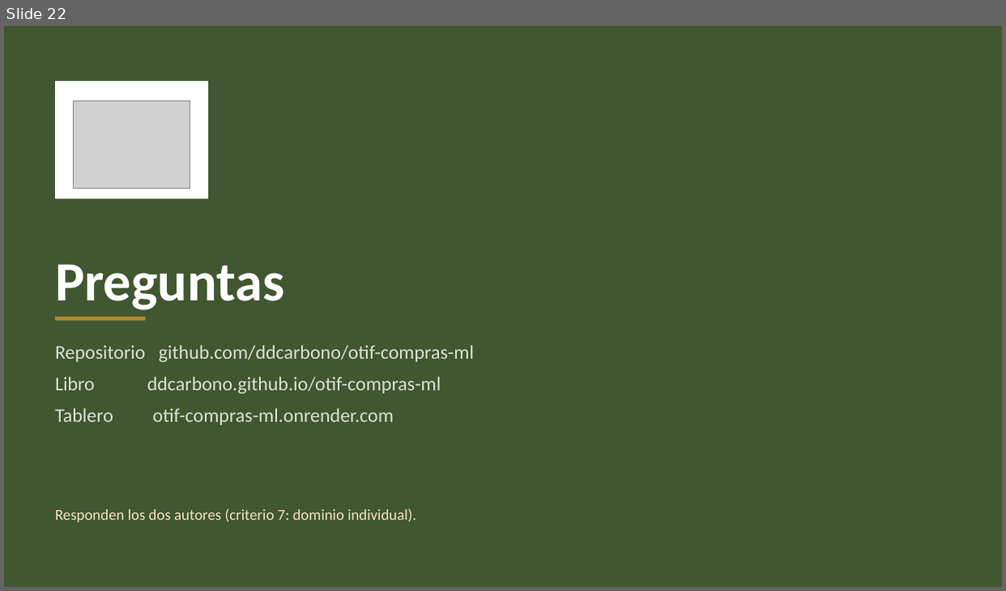
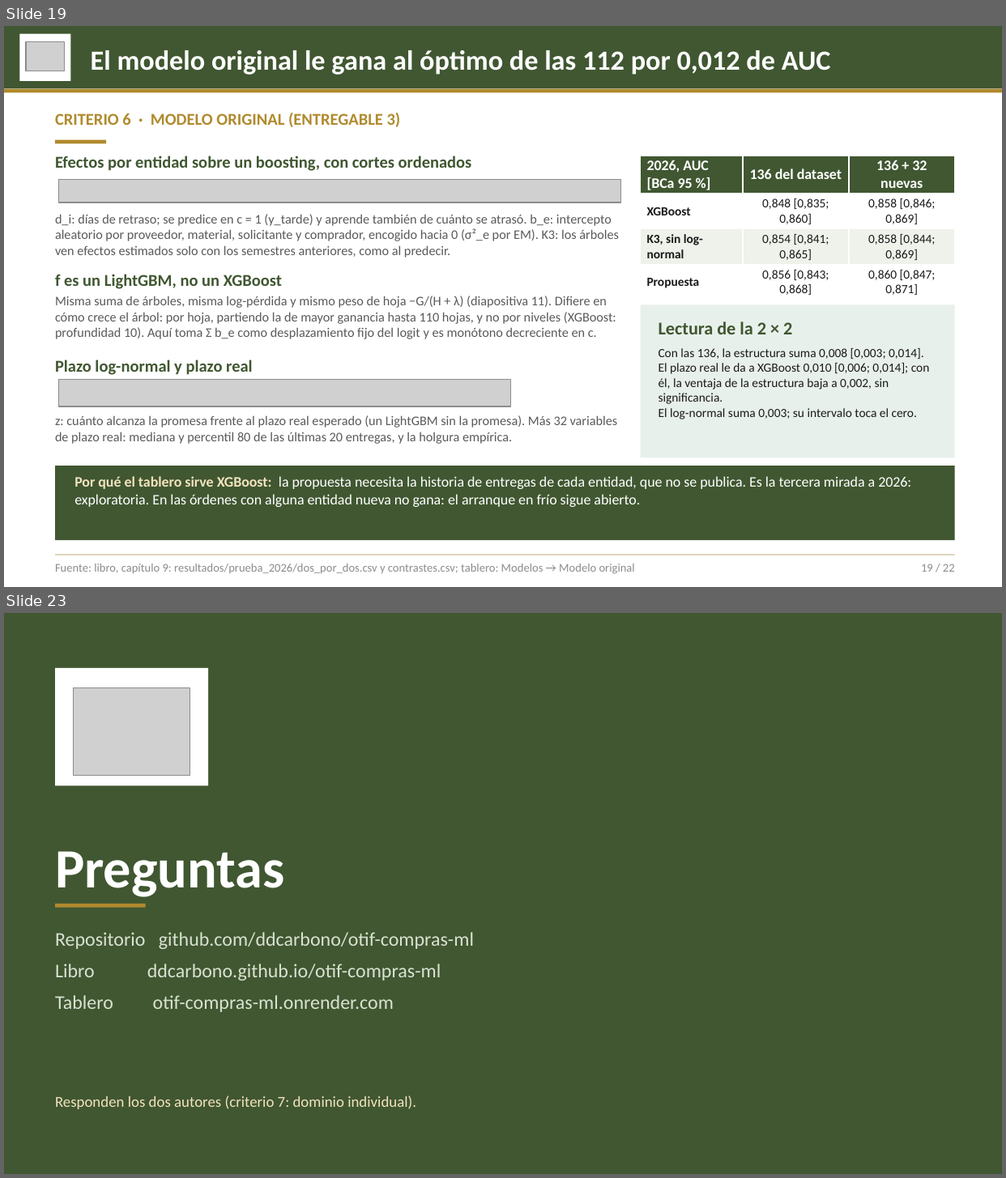
Before and after one commit to ddcarbono/otif-compras-ml, a slide deck: presentacion/sustentacion_otif.pptx. Shown one above the other, each under a label of ours: slide 22 before the commit, slides 19 and 23 after it; the slides between them are not shown. The pictures are 1006x591 and 1006x1178 pixels, drawn with LibreOffice and Linux fonts; fonts in the diff are those of the drawing; grey boxes stand for pictures. Boxes give left, top, right and bottom in pixels: in the first picture for what was removed or moved away, otherwise in the second. Text is boxed around its words. In the diff, an @@ line names an element or a change of style, - is before the commit and + after.

Commit message:
Tablero: prediccion en vivo con el modelo original (y XGBoost para comparar); formulacion de cada modelo en su pestana; log-perdida interactiva; presupuesto por ordenes

```diff
--- a/presentacion/sustentacion_otif.pptx
+++ b/presentacion/sustentacion_otif.pptx
@@ slide 19 added at [4, 26, 1002, 587], background #FFFFFF @@
@@ rectangle added at [4, 26, 1002, 89], fill #405731 @@
@@ rectangle added at [20, 34, 71, 81], fill #FFFFFF @@
@@ picture added at [26, 42, 65, 71] @@
@@ text added at [91, 50, 831, 75], 20 pt, text #FFFFFF, bold @@
+El modelo original le gana al óptimo de las 112 por 0,012 de AUC
@@ rectangle added at [4, 89, 1002, 93], fill #B08A2D @@
@@ text added at [55, 113, 401, 127], 12 pt, text #B08A2D, bold @@
+CRITERIO 6 · MODELO ORIGINAL (ENTREGABLE 3)
@@ rectangle added at [55, 139, 106, 143], fill #B08A2D @@
@@ text added at [55, 156, 472, 171], 12 pt, text #405731, bold @@
+Efectos por entidad sobre un boosting, con cortes ordenados
@@ table added at [641, 156, 954, 298], 4 rows, 3 columns @@
+2026, AUC [BCa 95 %] | 136 del dataset | 136 + 32 nuevas
+XGBoost | 0,848 [0,835; 0,860] | 0,858 [0,846; 0,869]
+K3, sin log-normal | 0,854 [0,841; 0,865] | 0,858 [0,844; 0,869]
+Propuesta | 0,856 [0,843; 0,868] | 0,860 [0,847; 0,871]
@@ picture added at [59, 180, 620, 203] @@
@@ text added at [55, 214, 619, 258], 9.5 pt, text #5A5A5A @@
+d_i: días de retraso; se predice en c = 1 (y_tarde) y aprende también de cuánto se atrasó. b_e: intercepto aleatorio por proveedor, material, solicitante y comprador, encogido hacia 0 (σ²_e por EM). K3: los árboles ven efectos estimados solo con los semestres anteriores, como al predecir.
@@ text added at [55, 274, 282, 289], 12 pt, text #405731, bold @@
+f es un LightGBM, no un XGBoost
@@ text added at [55, 296, 616, 339], 9.5 pt, text #5A5A5A @@
+Misma suma de árboles, misma log-pérdida y mismo peso de hoja −G/(H + λ) (diapositiva 11). Difiere en cómo crece el árbol: por hoja, partiendo la de mayor ganancia hasta 110 hojas, y no por niveles (XGBoost: profundidad 10). Aquí toma Σ b_e como desplazamiento fijo del logit y es monótono decreciente en c.
@@ rectangle added at [641, 305, 955, 459], fill #E8F0EB @@
@@ text added at [658, 322, 792, 335], 13 pt, text #405731, bold @@
+Lectura de la 2 × 2
@@ text added at [55, 360, 253, 375], 12 pt, text #405731, bold @@
+Plazo log-normal y plazo real
@@ text added at [658, 348, 930, 420], 9 pt, text #1A1A1A @@
+Con las 136, la estructura suma 0,008 [0,003; 0,014].
+El plazo real le da a XGBoost 0,010 [0,006; 0,014]; con él, la ventaja de la estructura baja a 0,002, sin significancia.
+El log-normal suma 0,003; su intervalo toca el cero.
@@ picture added at [59, 379, 511, 406] @@
@@ text added at [55, 416, 618, 444], 9.5 pt, text #5A5A5A @@
+z: cuánto alcanza la promesa frente al plazo real esperado (un LightGBM sin la promesa). Más 32 variables de plazo real: mediana y percentil 80 de las últimas 20 entregas, y la holgura empírica.
@@ rectangle added at [55, 466, 955, 541], fill #405731 @@
@@ text added at [74, 476, 911, 507], 10.5 pt, text #FFFFFF @@
+Por qué el tablero sirve XGBoost: la propuesta necesita la historia de entregas de cada entidad, que no se publica. Es la tercera mirada a 2026: exploratoria. En las órdenes con alguna entidad nueva no gana: el arranque en frío sigue abierto.
@@ rectangle added at [55, 555, 955, 557], fill #DDD5C0 @@
@@ text added at [55, 564, 635, 574], 8.5 pt, text #8C8C8C @@
+Fuente: libro, capítulo 9: resultados/prueba_2026/dos_por_dos.csv y contrastes.csv; tablero: Modelos → Modelo original
@@ text added at [921, 564, 955, 572], 8.5 pt, text #8C8C8C @@
+19 / 22
@@ what was slide 22 is now slide 23 @@
```
Also in this commit, not shown: 20 slides changed, 22 other files.
